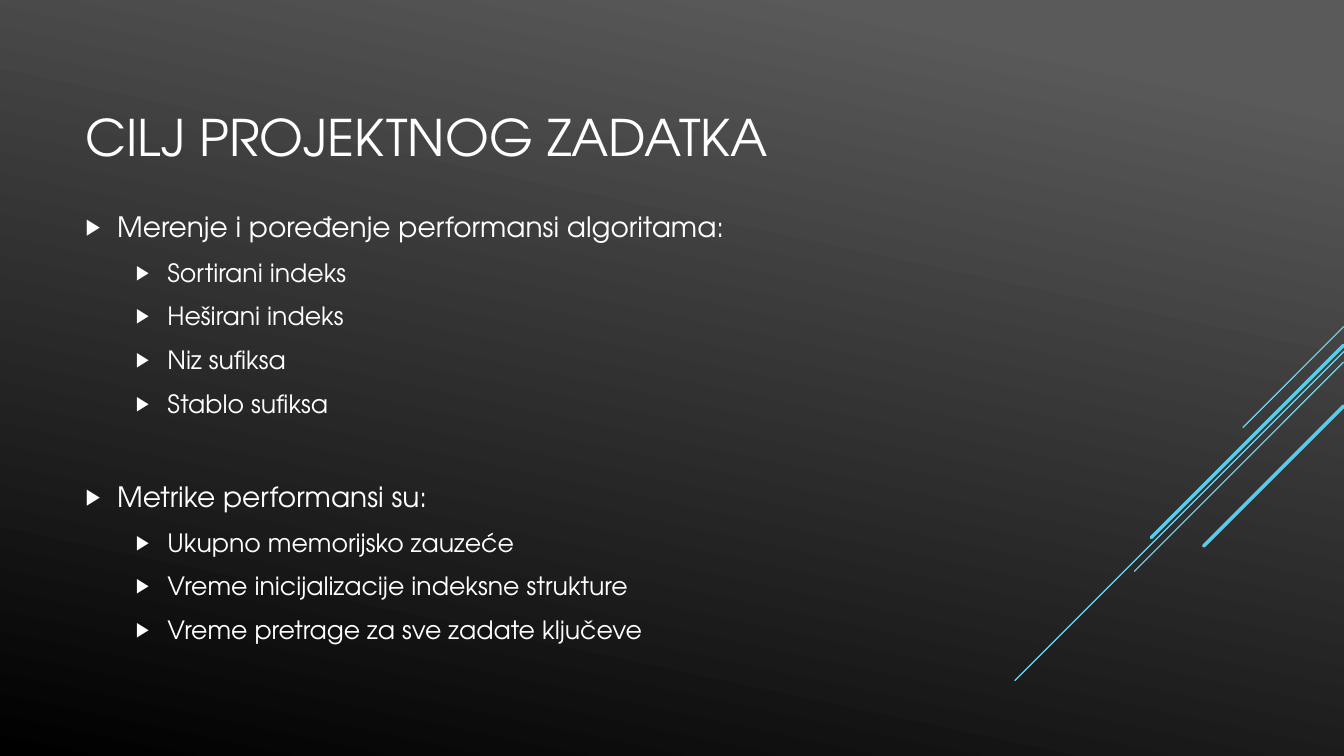
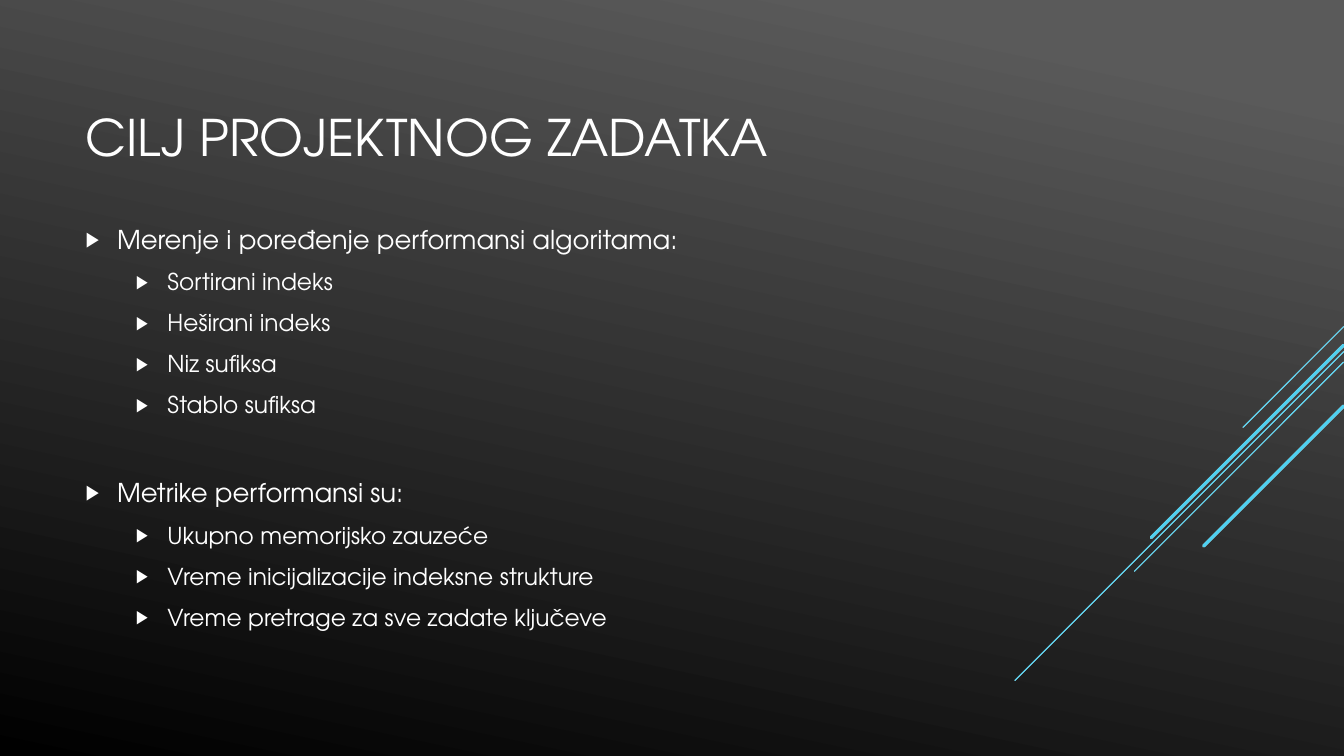
Before and after one commit to napoznata/GI_2019, a slide deck: slide 2 of Presentation/gi_presentation.pptx. Drawn at 1344x756 pixels with LibreOffice and Linux fonts; fonts in the diff are those of the drawing. Boxes give left, top, right and bottom in pixels: in the first picture for what was removed or moved away, otherwise in the second. Text is boxed around its words. In the diff, an @@ line names an element or a change of style, - is before the commit and + after.

```diff
--- a/Presentation/gi_presentation.pptx
+++ b/Presentation/gi_presentation.pptx
@@ text "Merenje i poređenje performansi algoritama:" at (x1=117, y1=230, x2=677, y2=631): size 20 to 18.5 pt in "Merenje i poređenje performansi algoritama:", "Metrike performansi su:"; size 18 to 16.6 pt in "Sortirani indeks", "Heširani indeks", "Niz sufiksa", "Stablo sufiksa" and 3 more places @@
```
Also in this commit, not shown: 3 other slides changed, 1 slide added.
